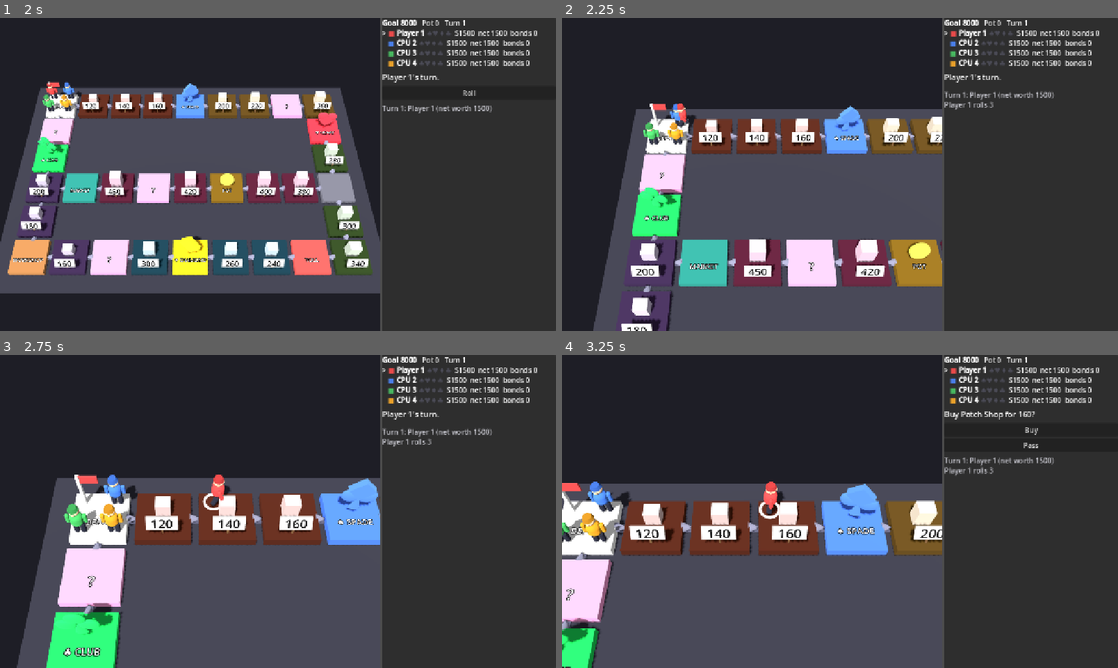
Above: before the commit, frames 1-4 (two rows, left to right).
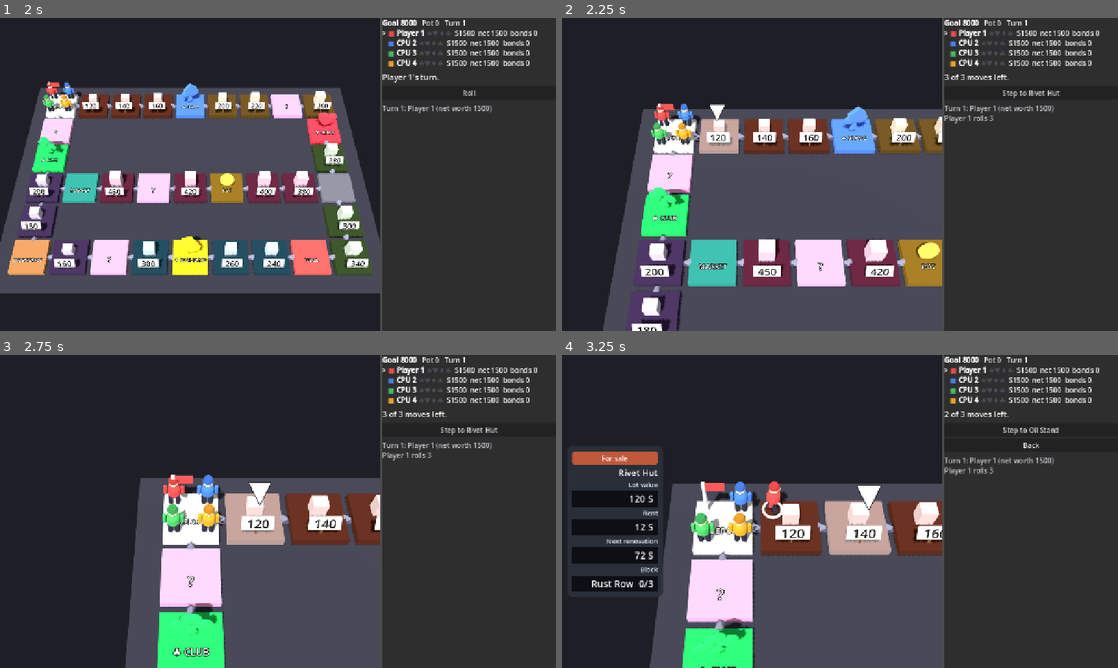
Above: after the commit, the same moments.

Repository: FuzzynessUK/ScuffedStreet
Game: Godot game, scene res://scenes/main.tscn
Two runs of this game, one before a commit and one after it. Both use one fixed random seed, a clock stepped at 60 frames per second and the inputs below.
Inputs (mouse positions are in pixels of both pictures, inside the frame that each line leads up to):
- Up to frame 1 (2 s): click "1 player vs 3 CPUs" at 0.5 s; click "Done" at 1.25 s
- Up to frame 2 (2.25 s): click "Roll" at 2 s
- Up to frame 3 (2.75 s): no input
- Up to frame 4 (3.25 s): click (1029, 430) at 2.75 s, where only the run after the commit has a clickable "Step to Rivet Hut"

Frame 1 is identical in both runs. In frame 2, 12% of the frame differs, in the area x 5-90%, y 18-100%; in frame 3, 23%, in the area x 3-90%, y 18-100%; in frame 4, 22%.

Commit message:
Step-by-step movement with Back and "Go here?"; lot info panel
Humans walk their roll one space at a time with buttons for each way, can
undo steps with Back, and confirm the final space with "Go here?". The
route only counts once confirmed, then plays through the rules. A lot info
panel (owner and tier, value, rent, next renovation, block holdings) shows
whenever a figure stands on or passes over a lot.

Co-Authored-By: Claude Opus 5.5 <noreply@anthropic.com>

Diff:
--- a/scripts/core/game_state.gd
+++ b/scripts/core/game_state.gd
@@ -188,12 +188,18 @@
 ## Spaces the current player may step to next.
 func options() -> Array[int]:
 	var p := current_player()
+	return options_from(p.position, p.came_from)
+
+
+## Spaces reachable in one step from `at` having arrived from `came_from`
+## (used to plan a route before committing to it).
+func options_from(at: int, came_from: int) -> Array[int]:
 	var out: Array[int] = []
-	for n in space(p.position).next:
-		if n != p.came_from:
+	for n in space(at).next:
+		if n != came_from:
 			out.append(n)
 	if out.is_empty():
-		out.assign(space(p.position).next)
+		out.assign(space(at).next)
 	return out
 
 
--- a/scripts/ui/board_view.gd
+++ b/scripts/ui/board_view.gd
@@ -35,6 +35,7 @@
 
 var game: GameState
 var highlight: Array[int] = []  # spaces offered as a branch choice
+var zoom_for_highlight := true  # pull back to the whole board while highlighting
 
 var _camera: Camera3D
 var _root: Node3D
@@ -47,6 +48,7 @@
 var _spinners: Array[Node3D] = []  # suit symbols swaying above the Relays
 var _time := 0.0
 var _center := Vector3.ZERO  # middle of the board
+var _preview := {}  # player index -> space shown while planning a route
 var _overview_pos := Vector3.ZERO
 var _overview_look := Vector3.ZERO
 var _overview_until := 0.0  # show the whole board until this _time
@@ -81,6 +83,7 @@
 	_root = Node3D.new()
 	add_child(_root)
 	_tiles.clear()
+	_preview.clear()
 	_tokens.clear()
 	_token_space.clear()
 	_arrows.clear()
@@ -177,10 +180,11 @@
 	for p in game.players:
 		var holder := _tokens[p.index]
 		holder.visible = not p.broke
+		var shown: int = _preview.get(p.index, p.position)
 		var target := _token_spot(p.index)
-		if _token_space[p.index] == p.position:
+		if _token_space[p.index] == shown:
 			continue
-		_token_space[p.index] = p.position
+		_token_space[p.index] = shown
 		if instant:
 			holder.position = target
 			holder.rotation.y = 0.0  # face the camera
@@ -196,6 +200,16 @@
 	_popup(_pos(id) + Vector3(0, 0.9, 0), text, color)
 
 
+## Shows player `index` standing on `id` while they plan a route (the game
+## state only changes once the route is confirmed).
+func preview(index: int, id: int) -> void:
+	_preview[index] = id
+	sync()
+
+
+func clear_preview(index: int) -> void:
+	_preview.erase(index)
+
 ## Pulls the camera back to show the whole board for `seconds`.
 func overview(seconds: float) -> void:
 	_overview_until = maxf(_overview_until, _time + seconds)
@@ -206,7 +220,7 @@
 func _move_camera(delta: float) -> void:
 	var look := _overview_look
 	var pos := _overview_pos
-	if _time >= _overview_until and highlight.is_empty():
+	if _time >= _overview_until and (highlight.is_empty() or not zoom_for_highlight):
 		look = _tokens[game.current].position
 		pos = look + CAMERA_DIR.normalized() * FOLLOW_DIST
 	var k := minf(1.0, delta * CAMERA_EASE)
@@ -508,7 +522,7 @@
 func _token_spot(index: int) -> Vector3:
 	var p := game.players[index]
 	var off := Vector3(-0.3 if index % 2 == 0 else 0.3, TILE_H, -0.3 if index < 2 else 0.3)
-	return _pos(p.position) + off
+	return _pos(_preview.get(index, p.position)) + off
 
 
 func _material(color: Color, glow := 0.0) -> StandardMaterial3D:
--- a/scripts/ui/main.gd
+++ b/scripts/ui/main.gd
@@ -15,6 +15,7 @@
 const TICKER_HOLD := 1.6  # seconds the ticker stays up afterwards
 const RENOVATION_SHOW := 1.6  # seconds the camera pulls back for a renovation
 const CARD_SIZE := Vector2(320, 420)
+const LOT_ROWS := ["Lot value", "Rent", "Next renovation", "Block"]
 const CARD_SPIN := 1.3       # seconds the drawn card spins before landing
 const CARD_HALF_TURNS := 7   # odd, so it lands face up
 const HEAP_BACK := Color("#f29bd0")  # card backs: the Wildcard space colour
@@ -54,6 +55,10 @@
 var card_name: Label
 var card_text: Label
 var card_bonus: Label
+var lot_panel: PanelContainer
+var lot_ribbon: Label
+var lot_name: Label
+var lot_values := {}  # LOT_ROWS caption -> value label
 var heap_panel: Control
 var heap_title: Label
 var heap_reveal: Label
@@ -123,6 +128,7 @@
 	_build_market(board_area)
 	_build_ticker(board_area)
 	_build_card_view(board_area)
+	_build_lot_panel(board_area)
 
 	var panel := PanelContainer.new()
 	panel.custom_minimum_size = Vector2(400, 0)
@@ -247,6 +253,7 @@
 	_refresh()
 	if p.position == game.board.depot:
 		await _market(p, "Start of turn at the Depot: trade bonds?")
+	lot_panel.visible = false
 	if game.take_skip():
 		_refresh()
 		await _wait(CPU_DELAY)
@@ -259,21 +266,162 @@
 	await _ask(p, prompt, [["Roll", true]], true)
 	game.roll()
 	_refresh()
-	while game.moves_left > 0 and not game.game_over:
-		var opts := game.options()
-		var to := opts[0]
-		if opts.size() > 1:
-			to = await _choose_branch(p, opts)
+	if p.is_cpu:
+		while game.moves_left > 0 and not game.game_over:
+			var opts := game.options()
+			var to := opts[0]
+			if opts.size() > 1:
+				to = await _choose_branch(p, opts)
+			game.step(to)
+			_refresh()
+			_show_space_info(p.position)
+			await _hold_for_shows()
+			await _wait(STEP_DELAY)
+	else:
+		await _plan_route(p)
+	if game.game_over:
+		return
+	await _land(p)
+
+
+## A human walks their roll one space at a time: Back undoes a step, and the
+## last step asks "Go here?". Nothing on the way counts until it is confirmed;
+## then the route is played through the rules (suits, PAYDAY, ...).
+func _plan_route(p: PlayerState) -> void:
+	var total := game.moves_left
+	var path: Array[int] = []
+	board_view.zoom_for_highlight = false
+	while true:
+		var here: int = path[-1] if not path.is_empty() else p.position
+		var prev: int = p.came_from
+		if path.size() >= 2:
+			prev = path[-2]
+		elif path.size() == 1:
+			prev = p.position
+		board_view.preview(p.index, here)
+		_show_space_info(here)
+		if path.size() == total:
+			board_view.highlight = []
+			board_view.sync()
+			var go: bool = await _ask(p, "Go here? (%s)" % _space_title(here),
+					[["Go here", true], ["Back", false]])
+			if go:
+				break
+			path.pop_back()
+			continue
+		var opts := game.options_from(here, prev)
+		board_view.highlight = opts
+		board_view.sync()
+		var choices := []
+		for o in opts:
+			choices.append(["Step to %s" % _space_title(o), o])
+		if not path.is_empty():
+			choices.append(["Back", -1])
+		var pick: int = await _ask(p, "%d of %d moves left." % [total - path.size(), total], choices)
+		if pick == -1:
+			path.pop_back()
+		else:
+			path.append(pick)
+	board_view.highlight = []
+	board_view.zoom_for_highlight = true
+	board_view.clear_preview(p.index)
+	for to in path:
 		game.step(to)
 		_refresh()
 		await _hold_for_shows()
-		await _wait(STEP_DELAY)
-	if game.game_over:
+		if game.game_over:
+			return
+
+
+## A short name for a space on buttons: the lot's name, the suit, or the type.
+func _space_title(id: int) -> String:
+	var s := game.space(id)
+	match s.type:
+		"lot":
+			return s.name
+		"relay":
+			return "%s %s" % [BoardView.SUIT_SYMBOLS.get(s.mark, ""), s.mark]
+		"wildcard":
+			return "Wildcard ?"
+	return s.type.capitalize()
+
+
+## Lot details shown while a figure stands on (or walks over) a lot.
+func _build_lot_panel(parent: Control) -> void:
+	lot_panel = PanelContainer.new()
+	lot_panel.set_anchors_preset(Control.PRESET_CENTER_LEFT)
+	lot_panel.offset_left = 12
+	lot_panel.offset_top = -150
+	lot_panel.offset_right = 232
+	lot_panel.visible = false
+	var bg := StyleBoxFlat.new()
+	bg.bg_color = Color("#2a2f3a", 0.95)
+	bg.set_corner_radius_all(10)
+	bg.set_content_margin_all(12)
+	lot_panel.add_theme_stylebox_override("panel", bg)
+	parent.add_child(lot_panel)
+	var col := VBoxContainer.new()
+	col.add_theme_constant_override("separation", 3)
+	lot_panel.add_child(col)
+	lot_ribbon = Label.new()
+	lot_ribbon.horizontal_alignment = HORIZONTAL_ALIGNMENT_CENTER
+	lot_ribbon.add_theme_font_size_override("font_size", 16)
+	col.add_child(lot_ribbon)
+	lot_name = Label.new()
+	lot_name.horizontal_alignment = HORIZONTAL_ALIGNMENT_RIGHT
+	lot_name.add_theme_font_size_override("font_size", 20)
+	col.add_child(lot_name)
+	for key in LOT_ROWS:
+		var caption := Label.new()
+		caption.text = key
+		caption.horizontal_alignment = HORIZONTAL_ALIGNMENT_RIGHT
+		caption.add_theme_font_size_override("font_size", 15)
+		caption.add_theme_color_override("font_color", Color("#dfe3ea"))
+		col.add_child(caption)
+		var value := Label.new()
+		value.horizontal_alignment = HORIZONTAL_ALIGNMENT_RIGHT
+		value.add_theme_font_size_override("font_size", 22)
+		var bar := StyleBoxFlat.new()
+		bar.bg_color = Color("#0d0f14")
+		bar.set_content_margin_all(3)
+		bar.content_margin_right = 10
+		value.add_theme_stylebox_override("normal", bar)
+		col.add_child(value)
+		lot_values[key] = value
+
+
+func _show_space_info(id: int) -> void:
+	var s := game.space(id)
+	if s.type != "lot":
+		lot_panel.visible = false
 		return
-	await _land(p)
+	var lot: Dictionary = game.lots[id]
+	var owner: int = lot.owner
+	var ribbon := StyleBoxFlat.new()
+	ribbon.set_corner_radius_all(6)
+	ribbon.set_content_margin_all(4)
+	if owner >= 0:
+		ribbon.bg_color = BoardView.PLAYER_COLORS[owner]
+		lot_ribbon.text = "%s  ·  %s" % [game.players[owner].name, GameState.TIER_NAMES[lot.tier]]
+	else:
+		ribbon.bg_color = game.board.blocks[s.block].color
+		lot_ribbon.text = "For sale"
+	lot_ribbon.add_theme_stylebox_override("normal", ribbon)
+	lot_name.text = s.name
+	var block: String = s.block
+	var total := game.board.lots_in_block(block).size()
+	var held := game.owned_in_block(owner, block) if owner >= 0 else 0
+	var reno := game.renovate_cost(id)
+	lot_values["Lot value"].text = "%d S" % game.lot_value(id)
+	lot_values["Rent"].text = "%d S" % game.rent(id) if owner >= 0 \
+			else "%d S" % roundi(game.lot_value(id) * GameState.TIER_RENT[0])
+	lot_values["Next renovation"].text = "%d S" % reno if reno > 0 else "Max"
+	lot_values["Block"].text = "%s  %d/%d" % [game.board.blocks[block].name, held, total]
+	lot_panel.visible = true
 
 
 func _land(p: PlayerState) -> void:
+	_show_space_info(p.position)
 	var offers := game.land()
 	_refresh()
 	await _resolve(p, offers)
@@ -370,6 +518,7 @@
 
 
 func _pick_from_heap(p: PlayerState) -> int:
+	lot_panel.visible = false
 	heap_panel.visible = true
 	heap_title.text = "%s: pick a card from the Scrap Heap" % p.name
 	heap_hint.text = "Cards next to your own (up, down, left, right) pay %d for each card in the patch after the first." % GameState.PATCH_BONUS
@@ -446,6 +595,7 @@
 	if _market_block == "" or not game.board.blocks.has(_market_block):
 		_market_block = game.board.blocks.keys()[0]
 	_market_qty = BOND_LOT
+	lot_panel.visible = false
 	market_panel.visible = true
 	while true:
 		_fill_market(p)
Not shown, changed: docs/DESIGN.md
